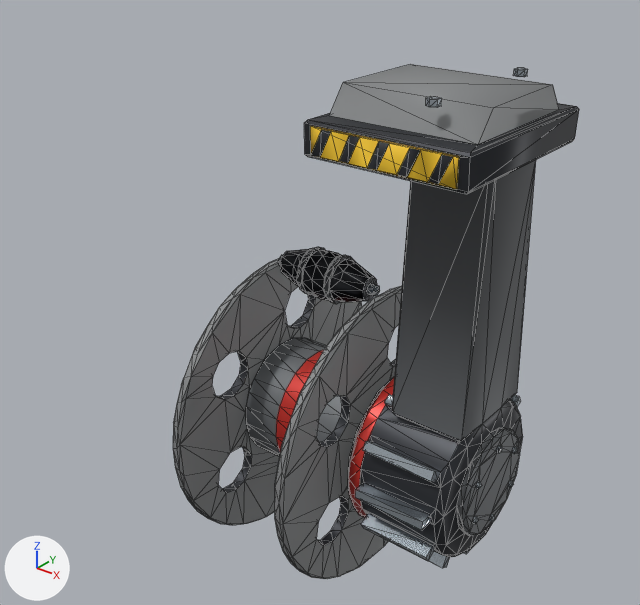
The FBX model Tools/ModelFactory/R4Movement940/R4M_OmniDrive/R4M_OmniDrive_LOD1.fbx, before and after one commit.
The view is the same before and after, from a 50 mm lens placed at (0.649, -0.826, 0.469), pointed at (-0.013, 0.001, -0.044). Every picture has the same lights, and +X, +Y and +Z are marked at lower left. The first picture is the older version. Mesh edges are drawn as thin lines.

In view in the first picture: 'R4M_OmniDrive_Hub_LOD1', 'R4M_OmniDrive_MotorPod_LOD1', 'R4M_OmniDrive_Roller_03_LOD1', 'R4M_OmniDrive_Roller_06_LOD1', 'R4M_OmniDrive_Roller_09_LOD1' and 5 more.
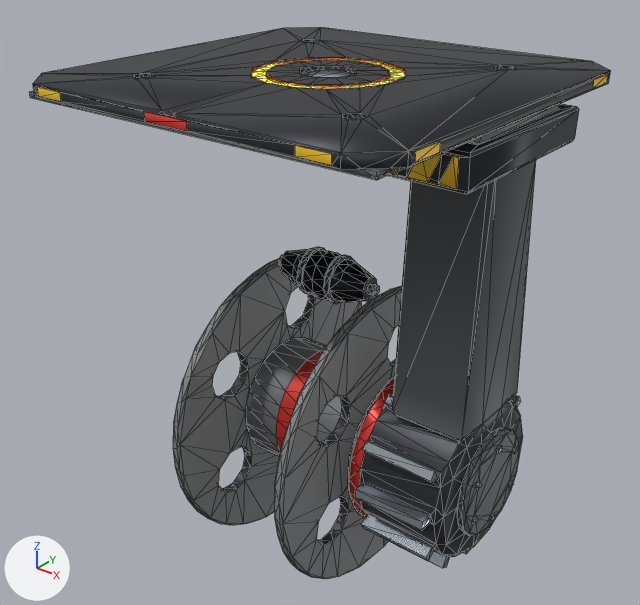
The change in detail:
Material 'Energy_Hot' (mat_energy_hot) is new.
Its base color is (1.0, 0.38, 0.06) (orange #ffa645).
Its roughness is 0.25.
Its emission color is (1.0, 0.22, 0.02) (orange #ff8127).
Its emission strength is 3.5.
me_r4m_omnidrive_motorpod_002 is used by ob_r4m_omnidrive_motorpod_lod1; location (0.0, 0.0, 0.0).
me_r4m_omnidrive_motorpod_002 had 406 vertices, 796 faces and spanned x 0.061..0.266, y -0.123..0.122, z -0.33..0.273.
me_r4m_omnidrive_motorpod_002 now has 743 vertices, 1458 faces and spans x -0.255..0.266, y -0.255..0.255, z -0.33..0.26.
me_r4m_omnidrive_motorpod_002 part 1: a new loose piece of 58 vertices spanning x -0.09..0.091, y -0.091..0.09, z 0.256..0.258, in mat_energy_hot (orange #ffa645, glowing orange #ff8127).
me_r4m_omnidrive_motorpod_002 part 2: a new loose piece of 23 vertices spanning x -0.032..0.032, y -0.032..0.032, z 0.254..0.256, in mat_steel_light (light grey #c4ced7).
me_r4m_omnidrive_motorpod_002 part 3: the loose piece of 12 vertices spanning x 0.194..0.206, y 0.083..0.098, z 0.266..0.273 is deleted.
me_r4m_omnidrive_motorpod_002 part 4: the loose piece of 12 vertices spanning x 0.194..0.206, y -0.098..-0.083, z 0.266..0.273 is deleted.
me_r4m_omnidrive_motorpod_002 part 5: 4 vertices removed from x 0.071..0.251, y -0.065..0.065, z 0.267; 235 vertices added at x -0.255..0.255, y -0.255..0.255, z 0.238..0.26.
me_r4m_omnidrive_motorpod_002 part 6: 13 vertices moved from x 0.11..0.262, y -0.07..0.092, z -0.315..-0.144 to x 0.11..0.262, y -0.069..0.078, z -0.314..-0.143; 46 vertices removed from x 0.11..0.262, y -0.071..0.107, z -0.313..-0.101; 47 vertices added at x 0.11..0.262, y -0.072..0.106, z -0.313..-0.101.
Other edits to the shape of me_r4m_omnidrive_motorpod_002 do not show in these pictures.
me_r4m_omnidrive_motorpod_002 gains material mat_energy_hot (orange #ffa645, glowing orange #ff8127).

Where the change shows, as pixel boxes (x1, y1, x2, y2) in the pictures (640 x 605 px; the box of a moved part takes in the faces that stretch with it):
'R4M_OmniDrive_MotorPod_LOD1', reshaped (111% wider, 7% taller)
    before: (304, 64, 579, 568)
    after: (29, 27, 611, 568)
part 1 of me_r4m_omnidrive_motorpod_002, added
    after: (251, 59, 406, 89)
part 2 of me_r4m_omnidrive_motorpod_002, added
    after: (302, 69, 355, 77)
part 3 of me_r4m_omnidrive_motorpod_002, deleted
    before: (513, 68, 528, 77)
part 4 of me_r4m_omnidrive_motorpod_002, deleted
    before: (426, 96, 442, 107)
part 5 of me_r4m_omnidrive_motorpod_002, built on
    before: (330, 64, 559, 145)
    after: (29, 27, 611, 180)
part 6 of me_r4m_omnidrive_motorpod_002, moved or reshaped
    both: (357, 377, 520, 556)
